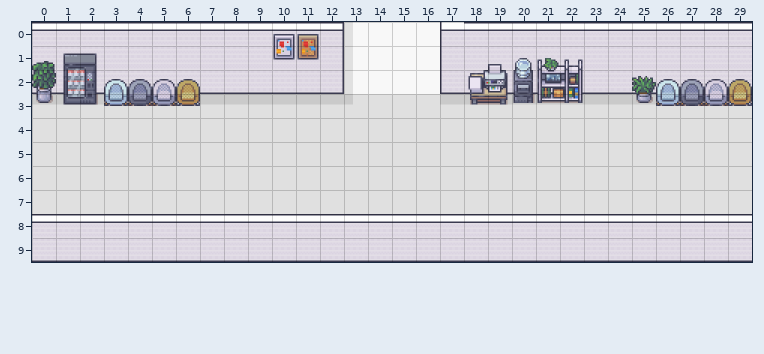
One commit to this Tiled map: assets/map/tmx/stage_03/stage_03_03.tmx. That is the earlier state.
Cells are 32x32 px. Shown: x 0..29, y 0..9.
After the commit:
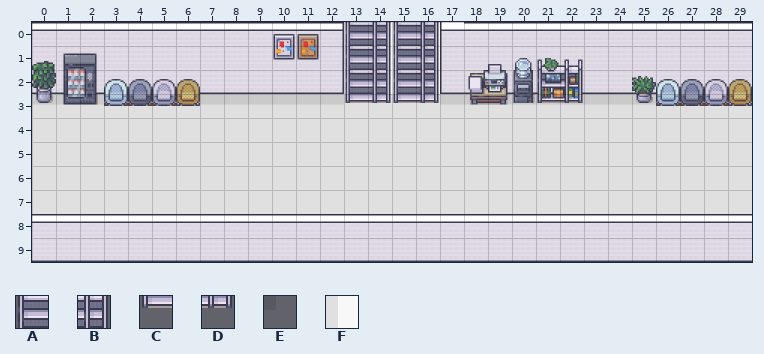
Key: from "Modern_Office_32x32": A 263, B 264, C 279, D 280; from "Room_Builder_Office_32x32": E 31, F 45.
_ is an empty cell.
See-through tiles are keyed as they look on the map.
Change:
Layer "decor1":
y 0..2: x 13..16 F___ -> ABAB
y 3: x 13..16 E___ -> CDCD
